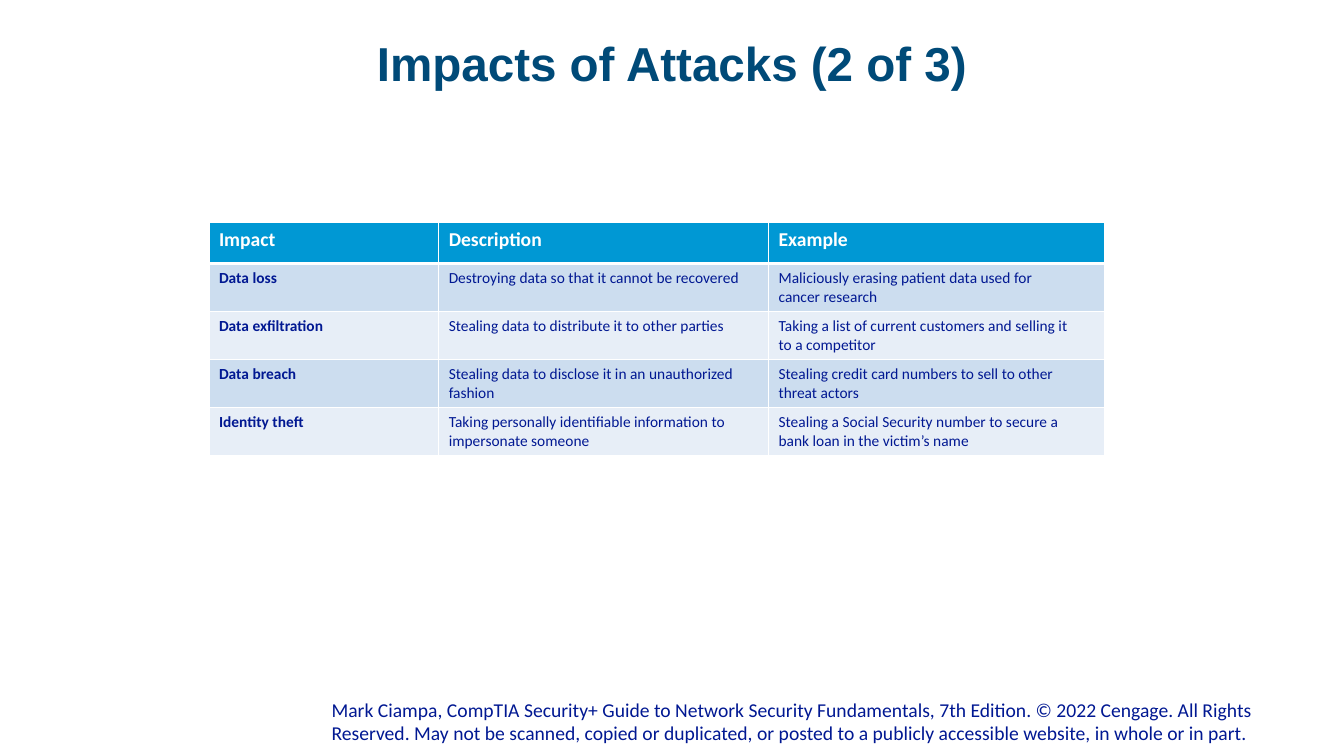
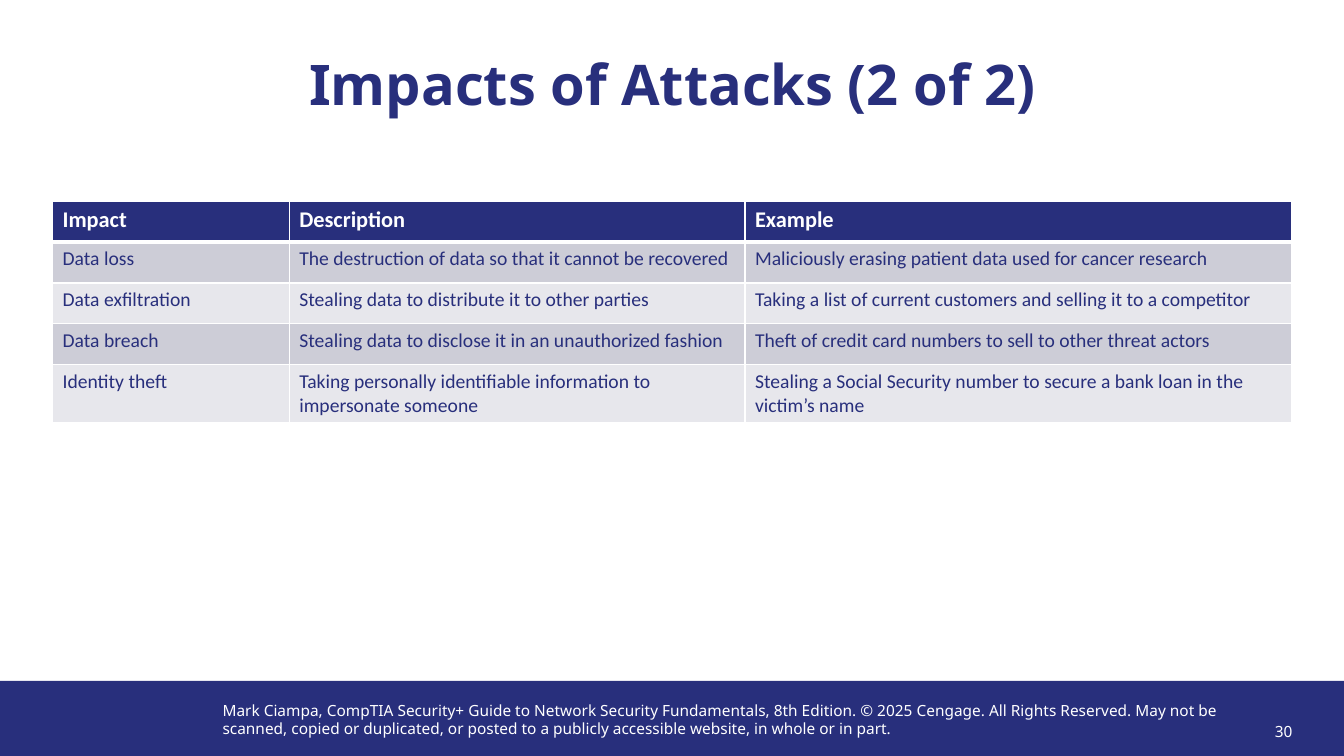
Before and after one commit to lcvp/troy-hust-university-resources, a slide deck: slide 30 of CS-4451/Modules/Hoang-Xuan-Tung/Module 1 (Introduction to Security).pptx (slide 34 before the commit). Drawn at 1344x756 pixels with LibreOffice and Linux fonts; fonts in the diff are those of the drawing; background and template pictures are left out. Boxes give left, top, right and bottom in pixels: in the first picture for what was removed or moved away, otherwise in the second. Text is boxed around its words. In the diff, an @@ line names an element or a change of style, - is before the commit and + after.

Commit message:
Add Week2 lab report, update slides, remove .keep
Add Week2 Practical Experience Report (Lab 2) for Hoang-Xuan-Tung under CS-4451/Assignments; update Module 1 (Introduction to Security) PPTX for Hoang-Xuan-Tung in CS-4451/Modules (binary changed); remove placeholder .keep from CS-4451/Assignments.

```diff
--- a/CS-4451/Modules/Hoang-Xuan-Tung/Module 1 (Introduction to Security).pptx
+++ b/CS-4451/Modules/Hoang-Xuan-Tung/Module 1 (Introduction to Security).pptx
@@ title at (309, 62, 1035, 119): text changed; size 34 to 40 pt; font Arial to Noto Sans; text colour #004A78 to #282F7C @@
-Impacts of Attacks (2 of 3)
+Impacts of Attacks (2 of 2)
@@ table at (52, 202, 1292, 471) @@
-row 2, column 2: Destroying data so that it cannot be recovered
+row 2, column 2: The destruction of data so that it cannot be recovered
-row 2, column 3: Maliciously erasing patient data used for / cancer research
+row 2, column 3: Maliciously erasing patient data used for cancer research
-row 3, column 3: Taking a list of current customers and selling it / to a competitor
+row 3, column 3: Taking a list of current customers and selling it to a competitor
-row 4, column 2: Stealing data to disclose it in an unauthorized / fashion
+row 4, column 2: Stealing data to disclose it in an unauthorized fashion
-row 4, column 3: Stealing credit card numbers to sell to other / threat actors
+row 4, column 3: Theft of credit card numbers to sell to other threat actors
-row 5, column 2: Taking personally identifiable information to / impersonate someone
+row 5, column 2: Taking personally identifiable information to impersonate someone
-row 5, column 3: Stealing a Social Security number to secure a / bank loan in the victim’s name
+row 5, column 3: Stealing a Social Security number to secure a bank loan in the victim’s name
@@ fill #0098D4 to #282F7C in row 1 @@
@@ fill #CCDDEF to #CDCDD7 in 6 cells @@
@@ fill #E7EFF7 to #E8E8EC in 6 cells @@
@@ size 14 to 16 pt in "Impact", "Description", "Example" @@
@@ size 11 to 14 pt, text colour #011892 to #282F7C in "Data loss", "Data exfiltration", "Stealing data to distribute it to other ...", "Data breach" and 1 more places @@
@@ bold off in "Data loss", "Data exfiltration", "Data breach", "Identity theft" @@
@@ table: place and size @@
-table at (209, 223, 1105, 453)
+table at (52, 202, 1292, 471)
@@ rectangle added at (0, 682, 1344, 756), fill #282F7C @@
@@ text "Mark Ciampa, CompTIA Security+ Guide ..." at (223, 704, 1216, 738): vertical alignment bottom to top @@
@@ text at (223, 704, 1216, 738): text changed; size 14 to 11 pt; font Calibri to Noto Sans; text colour #011892 to #FFFFFF @@
-Mark Ciampa, CompTIA Security+ Guide to Network Security Fundamentals, 7th Edition. © 2022 Cengage. All Rights Reserved. May not be scanned, copied or duplicated, or posted to a publicly accessible website, in whole or in part.
+Mark Ciampa, CompTIA Security+ Guide to Network Security Fundamentals, 8th Edition. © 2025 Cengage. All Rights Reserved. May not be scanned, copied or duplicated, or posted to a publicly accessible website, in whole or in part.
@@ page number added at (1275, 726, 1293, 737), 11 pt, text #FFFFFF @@
+30
```
Also in this commit, not shown: 11 other slides changed, 30 slides added, 28 slides removed, 2 other files.
